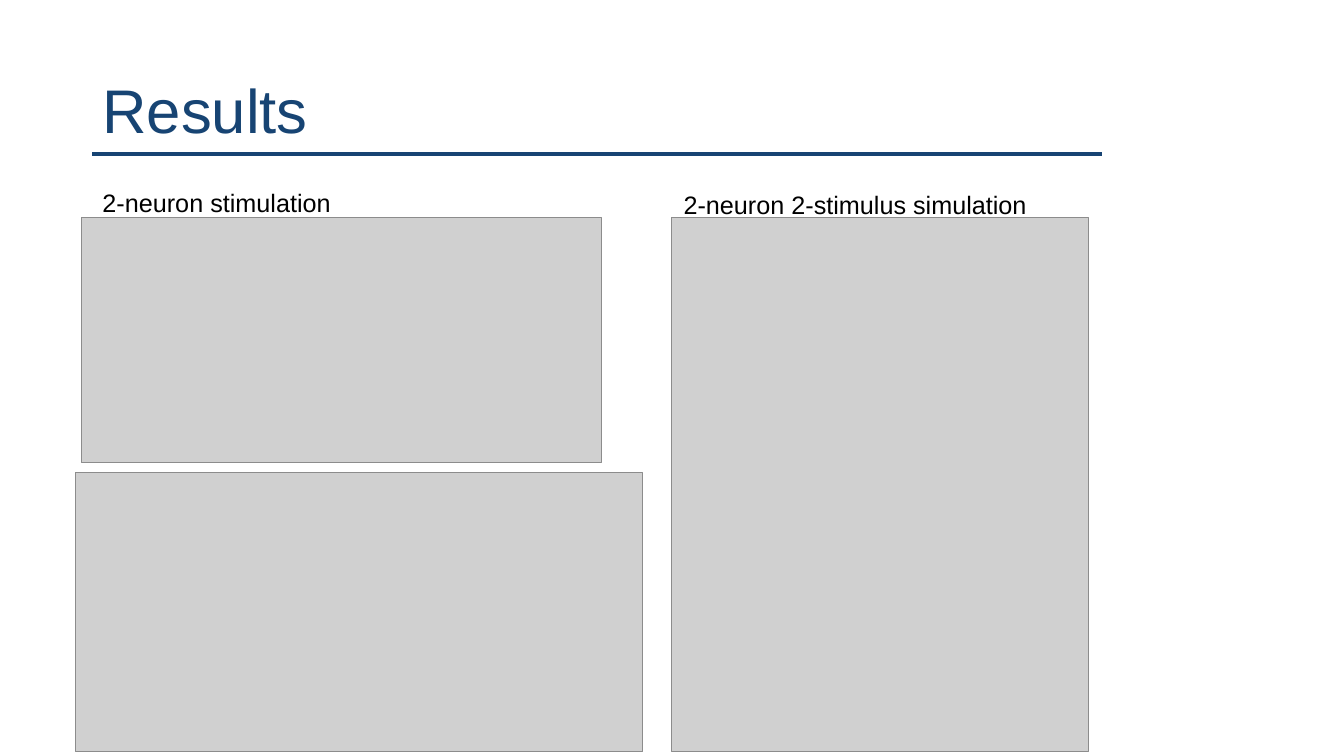
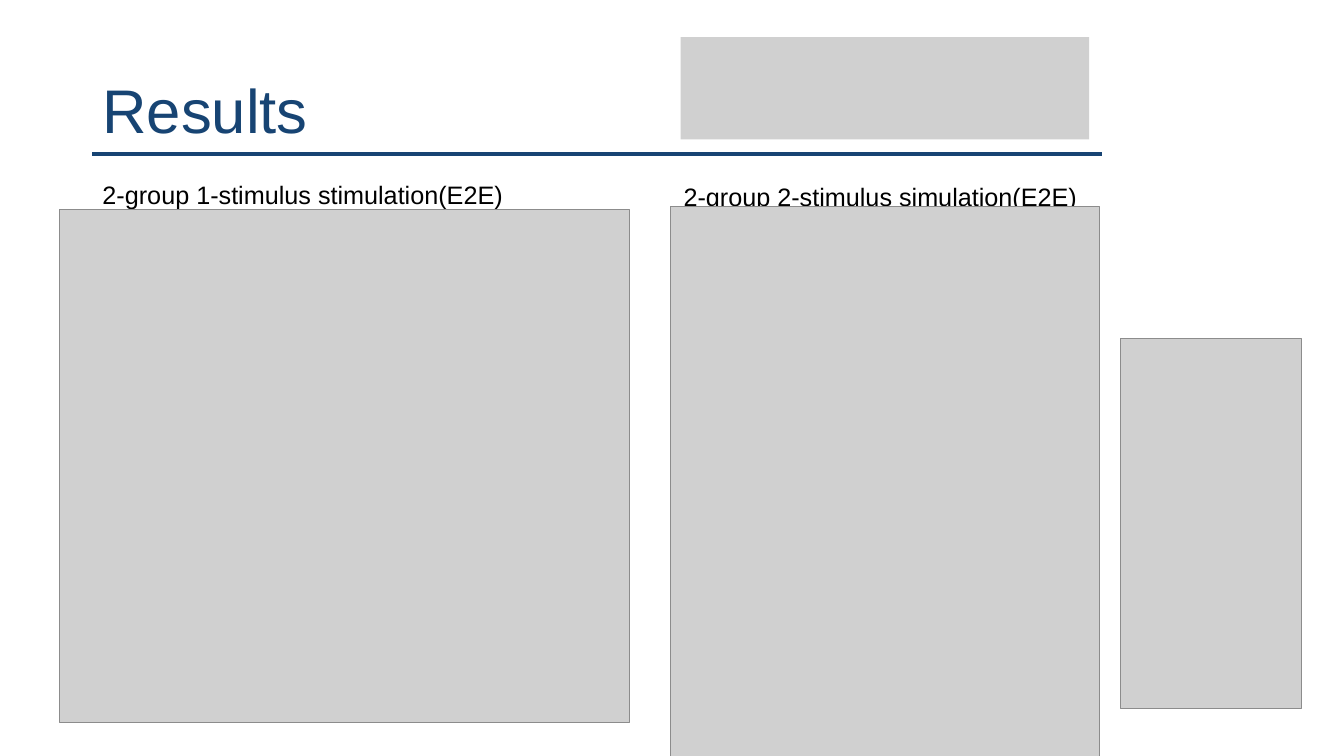
Before and after one commit to AohuaCheng/Neuro-and-Complexity-Science, a slide deck: slide 7 of project/AohuaCheng_Working Memory.pptx. Drawn at 1344x756 pixels with LibreOffice and Linux fonts; fonts in the diff are those of the drawing; grey boxes stand for pictures. Boxes give left, top, right and bottom in pixels: in the first picture for what was removed or moved away, otherwise in the second. Text is boxed around its words. In the diff, an @@ line names an element or a change of style, - is before the commit and + after.

```diff
--- a/project/AohuaCheng_Working Memory.pptx
+++ b/project/AohuaCheng_Working Memory.pptx
@@ picture added at [681, 37, 1089, 139] @@
@@ text at [102, 185, 503, 210]: text changed @@
-2-neuron stimulation
+2-group 1-stimulus stimulation(E2E)
@@ picture: place and size @@
-picture at [673, 218, 1089, 752]
+picture at [670, 207, 1100, 756]
@@ text at [684, 187, 1077, 211]: text changed @@
-2-neuron 2-stimulus simulation
+2-group 2-stimulus simulation(E2E)
@@ picture added at [59, 210, 630, 722] @@
@@ picture removed at [82, 218, 602, 463] @@
@@ picture added at [1122, 338, 1302, 709] @@
@@ picture removed at [76, 473, 643, 752] @@
```
Also in this commit, not shown: 6 other slides changed, 2 slides added, 1 other file.
